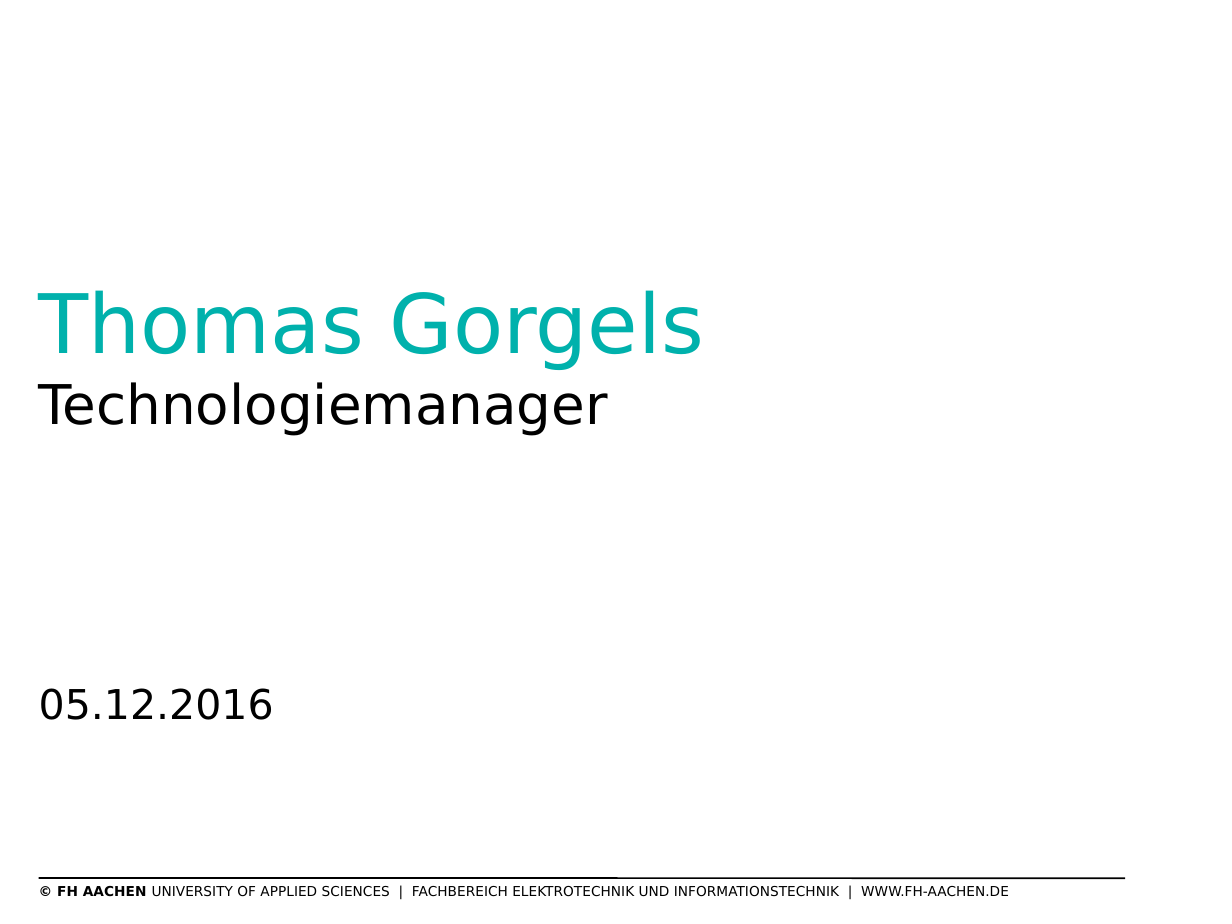
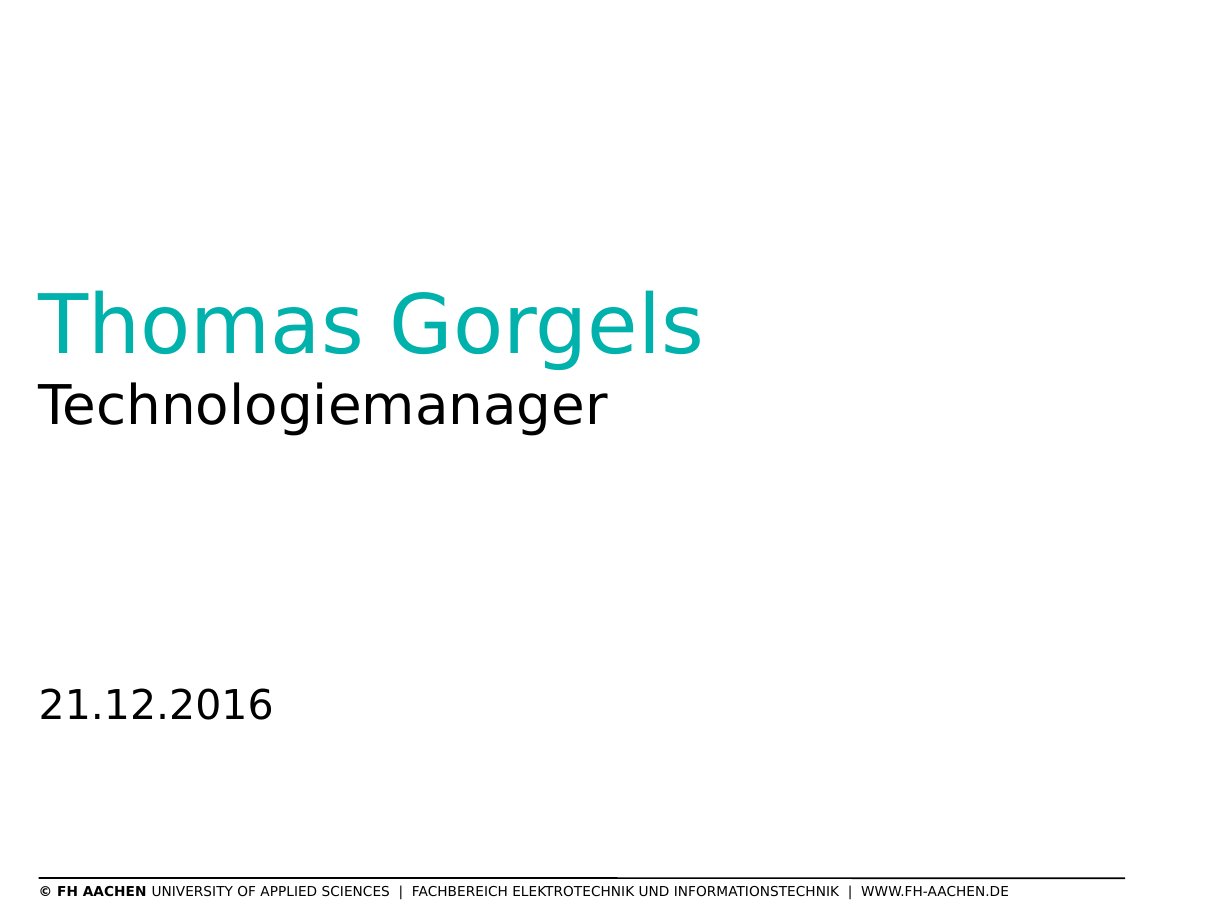
Before and after one commit to thomasgor/swe, a slide deck: slide 1 of Dokumente/Coaching/2016-12-21/2016-12-07 Rollentätigkeit Thomas Gorgels.pptx. Drawn at 1232x924 pixels with LibreOffice and Linux fonts; fonts in the diff are those of the drawing; background and template pictures are left out. Boxes give left, top, right and bottom in pixels: in the first picture for what was removed or moved away, otherwise in the second. Text is boxed around its words. In the diff, an @@ line names an element or a change of style, - is before the commit and + after.

```diff
--- a/Dokumente/Coaching/2016-12-21/2016-12-07 Rollentätigkeit Thomas Gorgels.pptx
+++ b/Dokumente/Coaching/2016-12-21/2016-12-07 Rollentätigkeit Thomas Gorgels.pptx
@@ subtitle at (x1=39, y1=688, x2=274, y2=720): text changed @@
-05.12.2016
+21.12.2016
```
Also in this commit, not shown: 1 other slide changed.
